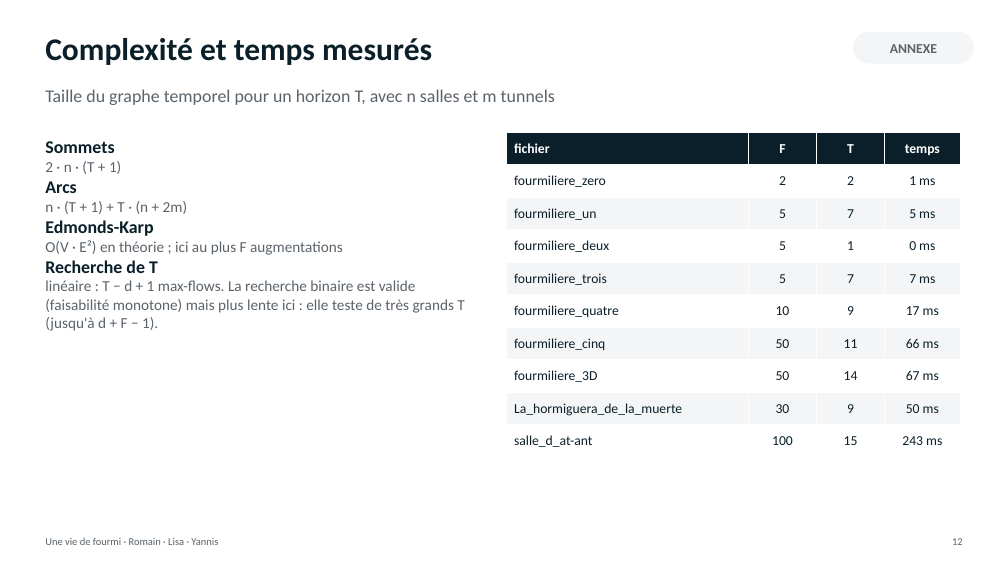
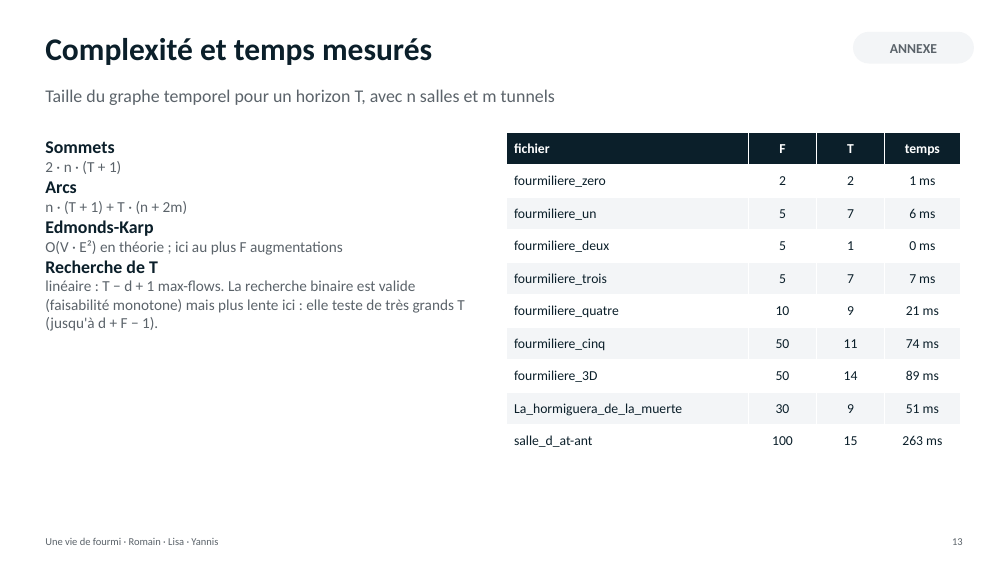
Before and after one commit to RomainJazzar/uneviedefourmi, a slide deck: slide 13 of docs/Presentation_Une_vie_de_fourmi_Romain_Lisa_Yannis.pptx (slide 12 before the commit). Drawn at 1008x567 pixels with LibreOffice and Linux fonts; fonts in the diff are those of the drawing. Boxes give left, top, right and bottom in pixels: in the first picture for what was removed or moved away, otherwise in the second. Text is boxed around its words. In the diff, an @@ line names an element or a change of style, - is before the commit and + after.

```diff
--- a/docs/Presentation_Une_vie_de_fourmi_Romain_Lisa_Yannis.pptx
+++ b/docs/Presentation_Une_vie_de_fourmi_Romain_Lisa_Yannis.pptx
@@ table at bbox=[507, 132, 960, 457] @@
-row 3, column 4: 5 ms
+row 3, column 4: 6 ms
-row 6, column 4: 17 ms
+row 6, column 4: 21 ms
-row 7, column 4: 66 ms
+row 7, column 4: 74 ms
-row 8, column 4: 67 ms
+row 8, column 4: 89 ms
-row 9, column 4: 50 ms
+row 9, column 4: 51 ms
-row 10, column 4: 243 ms
+row 10, column 4: 263 ms
```
Also in this commit, not shown: 10 other slides changed, 1 slide added, 10 other files.
